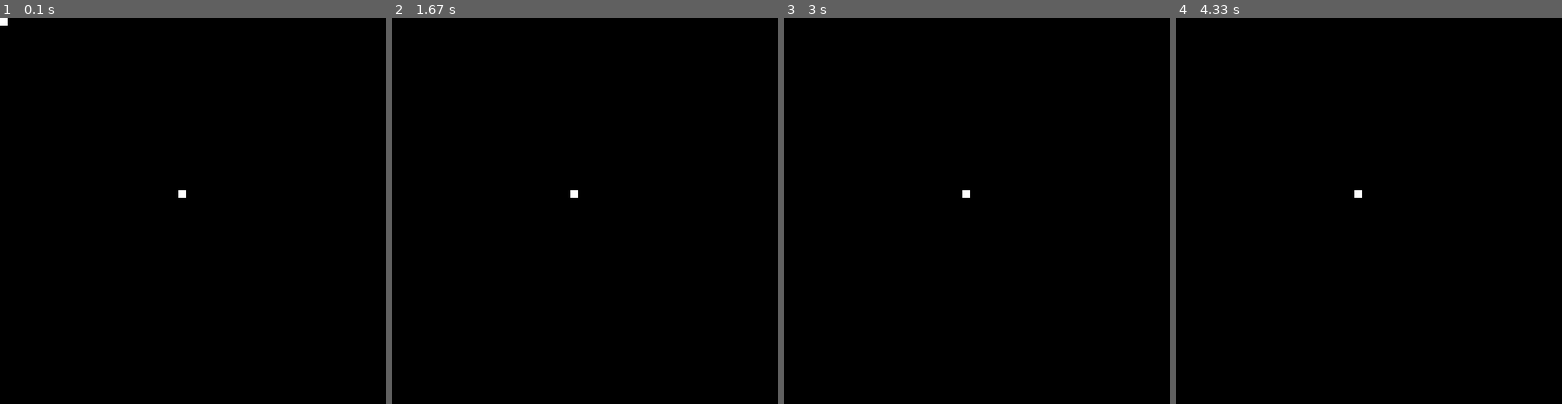
Above: before the commit, frames 1-4 (left to right).
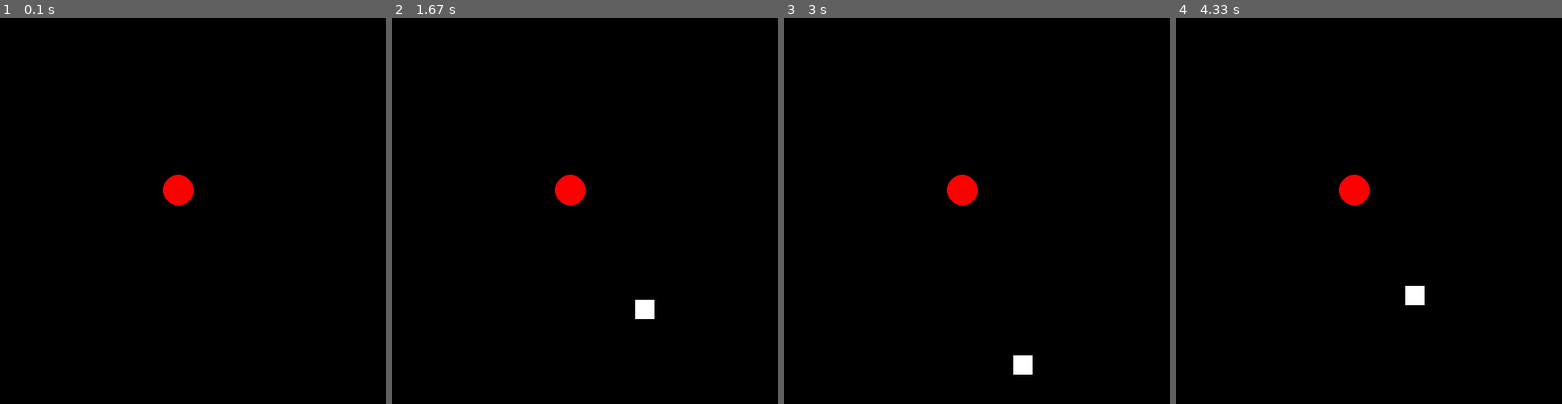
Above: after the commit, the same moments.

Repository: LeeHarry14202/PYGAME_Snake_Game
Game: pygame game, started from main.py
Same seed, same stepped clock (60 frames per second), same inputs: the game is played once before the commit and once after it.
Inputs:
- Up to frame 1 (0.1 s): no input
- Up to frame 2 (1.67 s): tap Enter at 0.33 s; hold Right 0.67-1.13 s; hold Up 1.17-1.63 s
- Up to frame 3 (3 s): hold Right 1.67-2.13 s; hold Left 2.17-2.7 s; hold Down from 2.73 s (still down)
- Up to frame 4 (4.33 s): release Down at 3.03 s; hold Left 3.07-3.47 s; hold Up 3.5-3.87 s; hold Right from 3.9 s (still down)

The runs differ from the first frame. In frame 1, 0.5% of the frame differs, in the area x 0-51%, y 0-49%; in frame 2, 0.7%, in the area x 42-68%, y 40-78%; in frame 3, 0.7%; in frame 4, 0.7%.

Commit message:
Update main.py

Diff:
--- a/main.py
+++ b/main.py
@@ -10,58 +10,90 @@
 
 screen = pygame.display.set_mode((SCREEN_WIDTH, SCREEN_WIDTH))
 
+
 class COLOR:
     BLACK = (0, 0, 0)
     WHITE = (255, 255, 255)
     RED = (255, 0, 0)
 
+
 class WORLD(pygame.sprite.Sprite):
     def __init__(self):
         pygame.sprite.Sprite.__init__(self)
         self.game_active = True
-                # Set fps
+        # Set fps
         self.clock = pygame.time.Clock()
         self.fps_number = 90
+        # Set direction
+        self.direction = 'RIGHT'
+
 
 class SNAKE(object):
     def __init__(self):
         self.x = 0
         self.y = 0
-        WIDTH = 10
-        HEIGHT = 10
-        self.rect = pygame.rect.Rect((self.x, self.y, WIDTH, HEIGHT))
+        self.WIDTH = 100 / 4
+        self.HEIGHT = 100 / 4
+        self.speed = 3
+        self.list_snake = []
+        self.rect = pygame.rect.Rect((self.x, self.y, self.WIDTH, self.HEIGHT))
 
-    def handle_keys(self):
-        key = pygame.key.get_pressed()
-        dist = 1
-        if key[pygame.K_LEFT]:
-           self.rect.move_ip(-1, 0)
-        if key[pygame.K_RIGHT]:
-           self.rect.move_ip(1, 0)
-        if key[pygame.K_UP]:
-           self.rect.move_ip(0, -1)
-        if key[pygame.K_DOWN]:
-           self.rect.move_ip(0, 1)
+    def draw(self, x, y):
+        if x != self.x or y != self.y:
+            self.x = x
+            self.y = y
+        self.rect = pygame.rect.Rect((self.x, self.y, self.WIDTH, self.HEIGHT))
+        pygame.draw.rect(screen, COLOR.WHITE, self.rect)
 
-    def draw(self):
-        pygame.draw.rect(screen, COLOR.WHITE, self.rect)
+    def change_direction(self):
+        if world.direction == 'RIGHT':
+            self.x += self.speed
+        elif world.direction == 'LEFT':
+            self.x -= self.speed
+        elif world.direction == 'UP':
+            self.y -= self.speed
+        elif world.direction == 'DOWN':
+            self.y += self.speed
+        return self.x, self.y
+
+    def reset_snake(self):
+        if self.x >= SCREEN_WIDTH:
+            self.x = 0
+        elif self.x <= 0:
+            self.x = SCREEN_WIDTH
+        if self.y <= 0:
+            self.y = SCREEN_HEIGHT
+        elif self.y >= SCREEN_HEIGHT:
+            self.y = 0
+        return self.x, self.y
+
 
 class APPLE(object):
     def __init__(self):
-        random_x_pos = random.randint(0,SCREEN_WIDTH)
-        random_y_pos = random.randint(0,SCREEN_HEIGHT)
+        random_x_pos = random.randint(0, SCREEN_WIDTH)
+        random_y_pos = random.randint(0, SCREEN_HEIGHT)
         self.x = random_x_pos
         self.y = random_y_pos
-        WIDTH = 10
-        HEIGHT = 10
+        WIDTH = 100 / 4
+        HEIGHT = 100 / 4
+        self.radius = 20
         self.rect = pygame.rect.Rect((self.x, self.y, WIDTH, HEIGHT))
+
     def draw(self):
-        pygame.draw.rect(screen, COLOR.WHITE, self.rect)
+        pygame.draw.circle(screen, COLOR.RED, (self.x, self.y), self.radius)
+
+
+# Set timer for apple
+spawn_apple = pygame.USEREVENT
+spawn_apple_time = 1200
+pygame.time.set_timer(spawn_apple, spawn_apple_time)
 
 # Object init
 world = WORLD()
 snake = SNAKE()
 apple = APPLE()
+
+
 def main():
     while world.game_active:
         screen.fill(COLOR.BLACK)
@@ -72,10 +104,23 @@
             if event.type == pygame.KEYDOWN:
                 if event.key == pygame.K_ESCAPE:
                     world.game_active = False
-        snake.draw()
-        snake.handle_keys()
+                if event.key == pygame.K_RIGHT:
+                    world.direction = 'RIGHT'
+                if event.key == pygame.K_LEFT:
+                    world.direction = 'LEFT'
+                if event.key == pygame.K_DOWN:
+                    world.direction = 'DOWN'
+                if event.key == pygame.K_UP:
+                    world.direction = 'UP'
+
+        snake.x, snake.y = snake.change_direction()
+        snake.x, snake.y = snake.reset_snake()
+        snake.draw(snake.x, snake.y)
 
         apple.draw()
+
+        if apple.rect.colliderect(snake.rect):
+            print('touch')
 
         pygame.display.update()
         world.clock.tick(world.fps_number)
